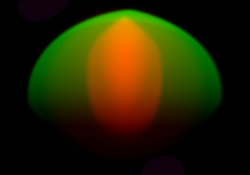
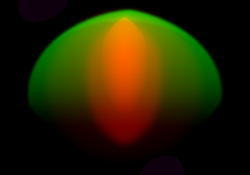
Two versions of the same layered image (250x175). Layer-by-layer changes:
"TipGradient": opacity 100% → 70%, painted on it over [81, 8, 168, 151]
painted on "ReverseRadialGradient" over [81, 8, 168, 151]
painted on "Resize" (2nd of 2, in "Colors" › "(G) Velocity") over [81, 8, 168, 151]
painted on "Paint Layer 19" over [81, 8, 168, 151]
painted on "Paint Layer 20" (1st of 2, in "Colors" › "(G) Velocity" › "Subtractions") over [81, 8, 168, 128]